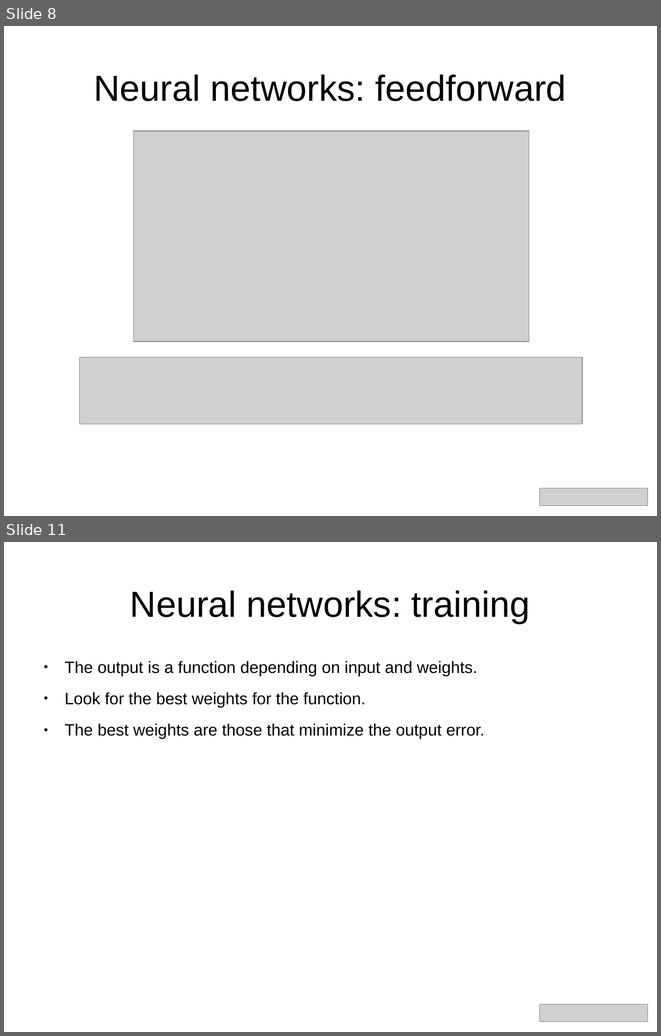
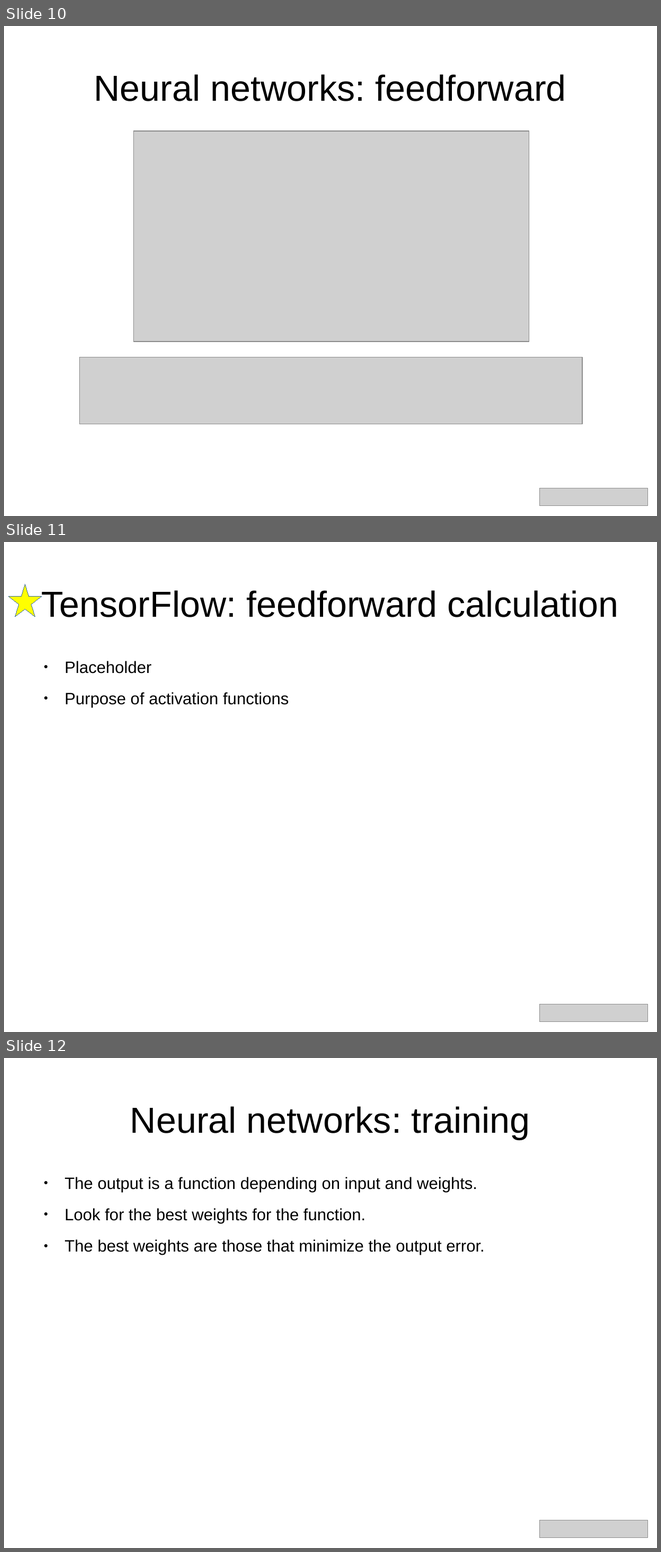
Before and after one commit to aoldemeier/an-introduction-to-tensorflow, a slide deck: slides-english.odp. Shown one above the other, each under a label of ours: slides 8 and 11 before the commit, slides 10, 11 and 12 after it; the slides between them are not shown. The pictures are 661x1036 and 661x1552 pixels, drawn with LibreOffice and Linux fonts; fonts in the diff are those of the drawing; grey boxes stand for pictures. Boxes give left, top, right and bottom in pixels: in the first picture for what was removed or moved away, otherwise in the second. Text is boxed around its words. In the diff, an @@ line names an element or a change of style, - is before the commit and + after.

```diff
--- a/slides-english.odp
+++ b/slides-english.odp
@@ slide 11 added at (x1=4, y1=542, x2=657, y2=1032), background #FFFFFF @@
@@ star added at (x1=9, y1=584, x2=41, y2=617), fill #FFFF00, outline #3465A4 0 pt @@
@@ title added at (x1=42, y1=590, x2=619, y2=617), 44 pt, text #000000 @@
+TensorFlow: feedforward calculation
@@ text added at (x1=64, y1=661, x2=289, y2=707), 20 pt, text #000000 @@
+● Placeholder
+● Purpose of activation functions
@@ picture added at (x1=540, y1=1004, x2=648, y2=1021) @@
@@ what was slide 8 is now slide 10 @@
@@ what was slide 11 is now slide 12 @@
```
Also in this commit, not shown: 1 slide changed.
